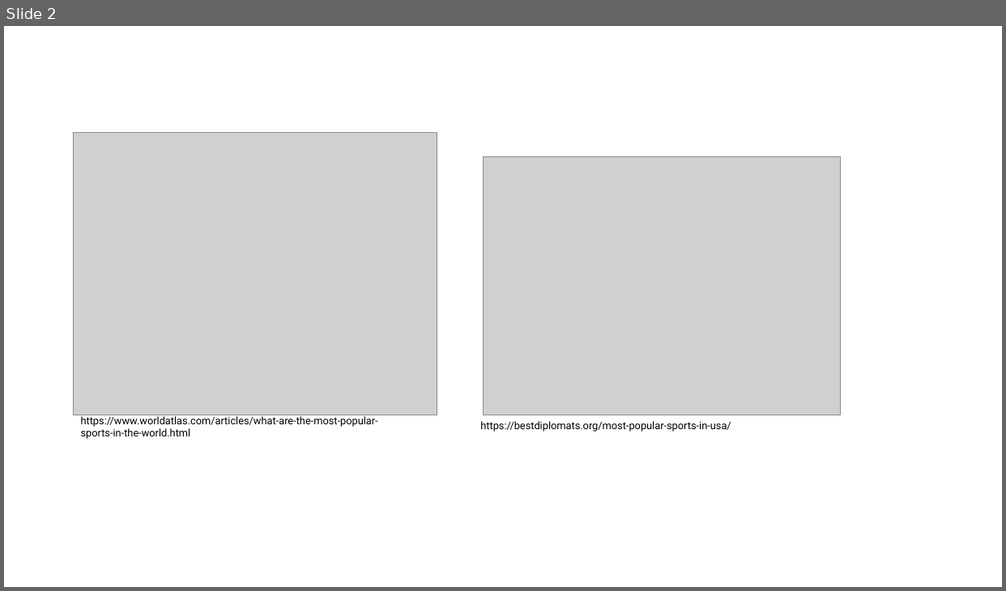
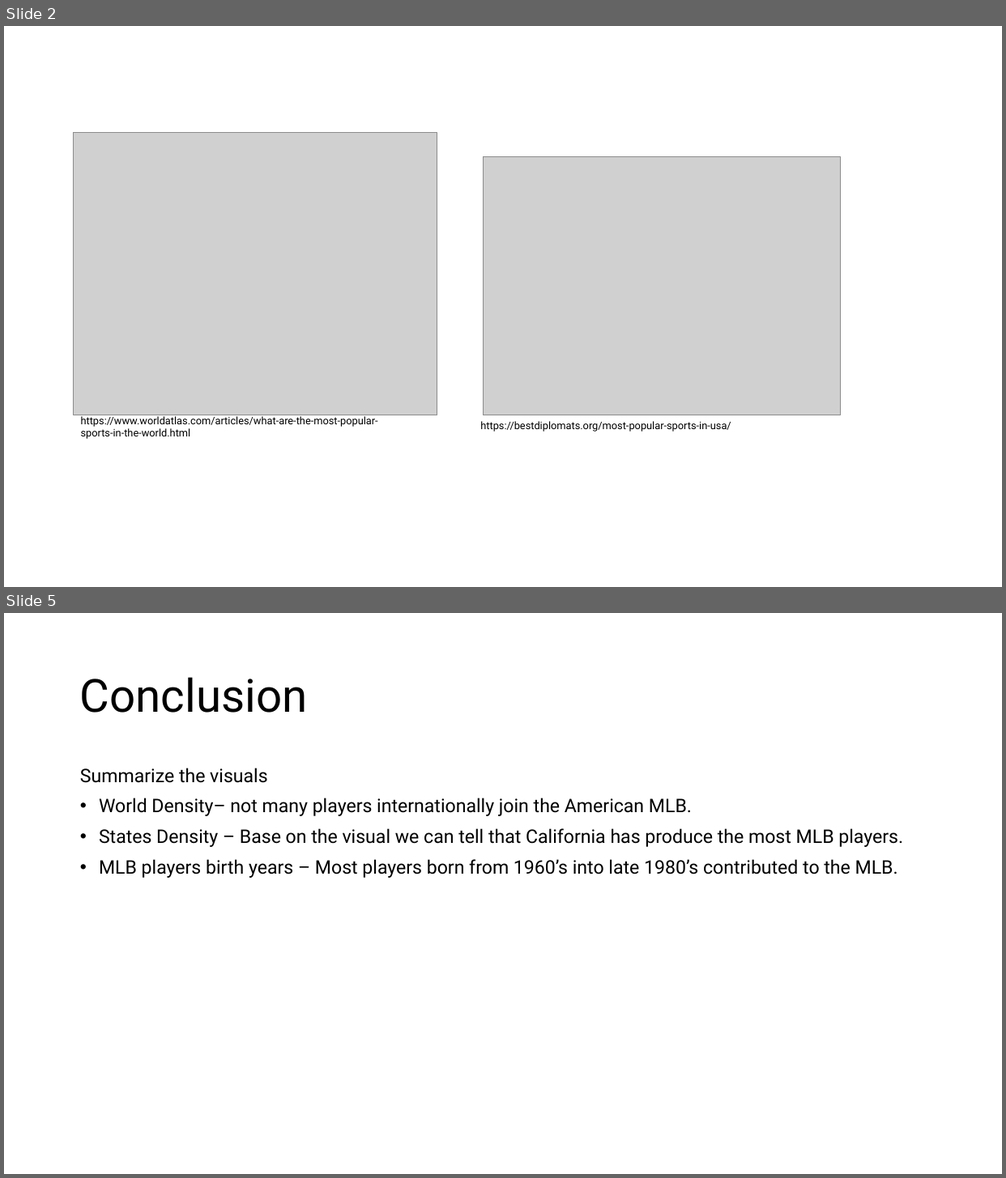
Before and after one commit to leeju09/Project-3-Baseball-, a slide deck: Presentation/Proect3_Group3.pptx. Shown one above the other, each under a label of ours: slide 2 before the commit, slides 2 and 5 after it; the slides between them are not shown. The pictures are 1006x591 and 1006x1178 pixels, drawn with LibreOffice and Linux fonts; fonts in the diff are those of the drawing; grey boxes stand for pictures. Boxes give left, top, right and bottom in pixels: in the first picture for what was removed or moved away, otherwise in the second. Text is boxed around its words. In the diff, an @@ line names an element or a change of style, - is before the commit and + after.

```diff
--- a/Presentation/Proect3_Group3.pptx
+++ b/Presentation/Proect3_Group3.pptx
@@ slide 5 added at <box>4,613,1002,1174</box>, background #FFFFFF @@
@@ title added at <box>80,677,308,713</box>, 44 pt, text #000000 @@
+Conclusion
@@ text added at <box>80,768,903,878</box>, 18 pt, text #000000 @@
+Summarize the visuals
+• World Density– not many players internationally join the American MLB.
+• States Density – Base on the visual we can tell that California has produce the most MLB players.
+• MLB players birth years – Most players born from 1960’s into late 1980’s contributed to the MLB.
```
Also in this commit, not shown: 1 slide changed, 2 other slides added.
